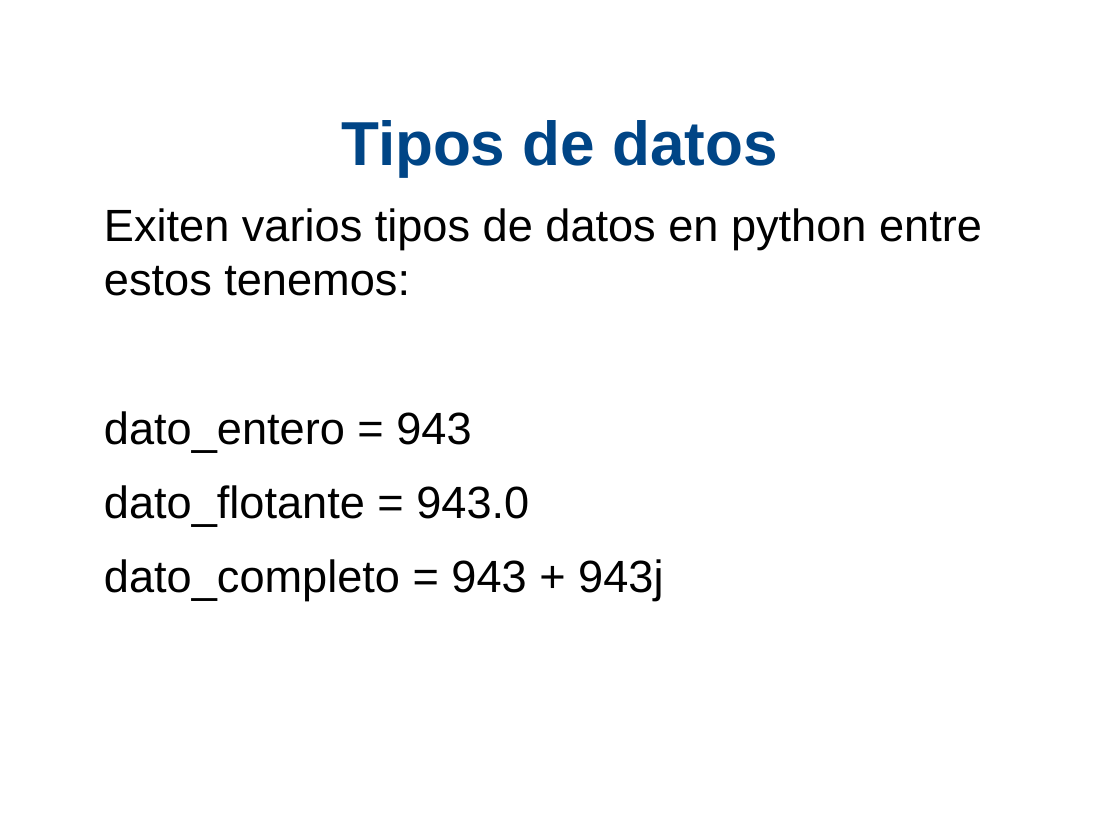
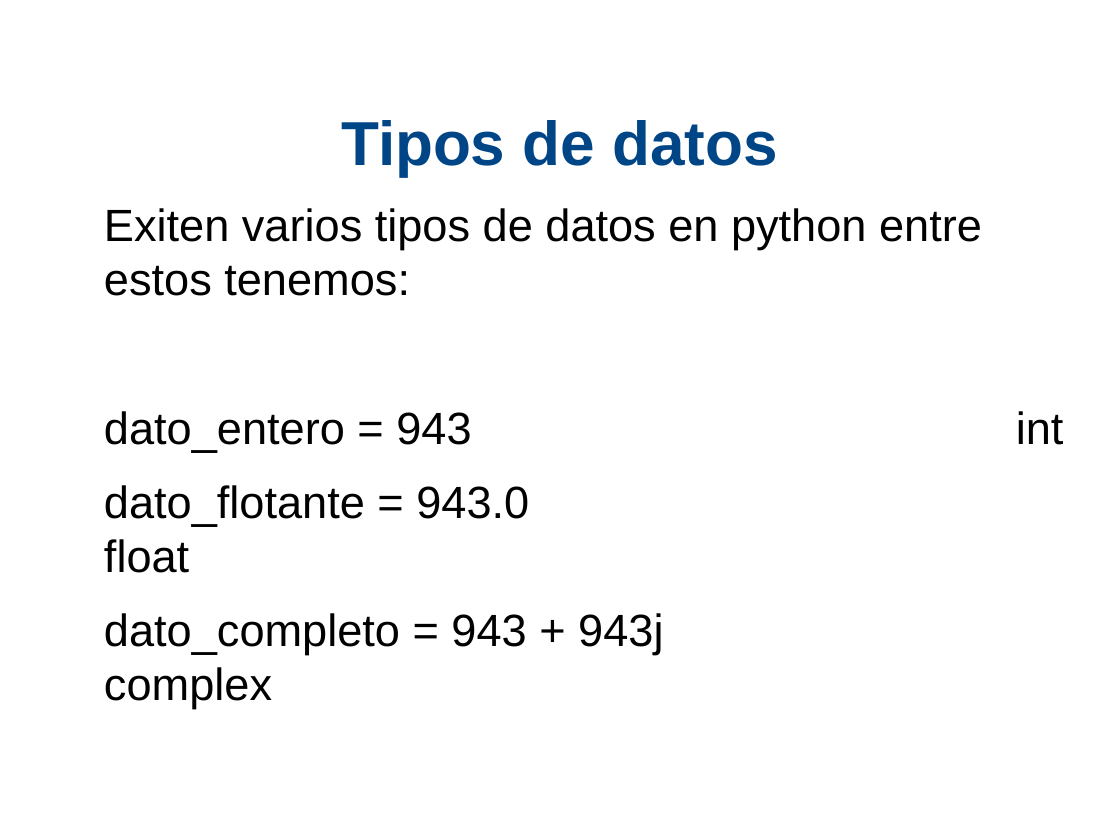
Before and after one commit to xDavidPM/Taller-Python, a slide deck: slide 4 of Python diapositiva.odp. Drawn at 1120x840 pixels with LibreOffice and Linux fonts; fonts in the diff are those of the drawing; background and template pictures are left out. Boxes give left, top, right and bottom in pixels: in the first picture for what was removed or moved away, otherwise in the second. Text is boxed around its words. In the diff, an @@ line names an element or a change of style, - is before the commit and + after.

```diff
--- a/Python diapositiva.odp
+++ b/Python diapositiva.odp
@@ text at [104, 411, 663, 709]: text changed @@
-dato_entero = 943
-dato_flotante = 943.0
-dato_completo = 943 + 943j
+dato_entero = 943 int
+dato_flotante = 943.0 float
+dato_completo = 943 + 943j complex
```
Also in this commit, not shown: 1 other slide changed, 5 slides added, 1 other file.
